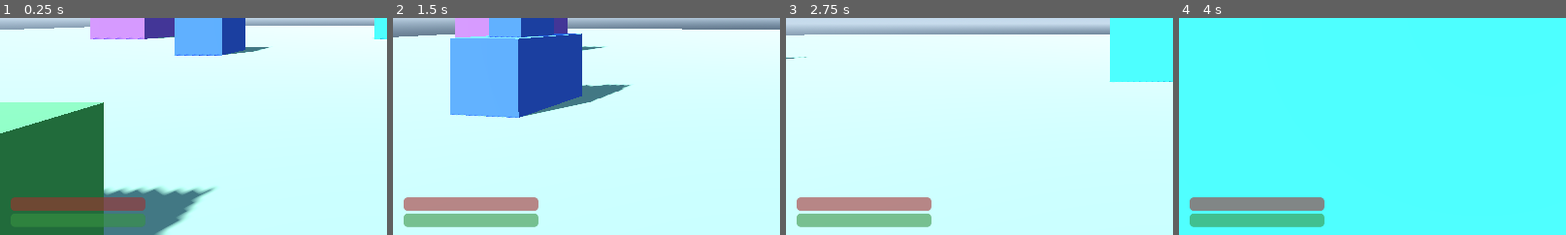
Above: before the commit, frames 1-4 (left to right).
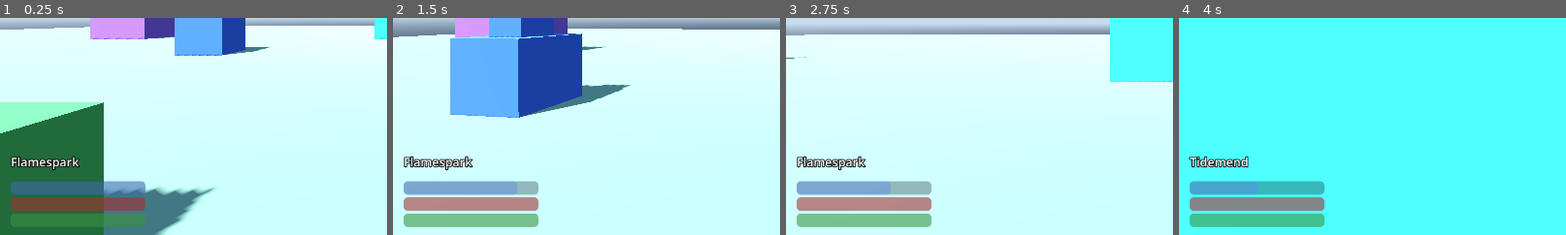
Above: after the commit, the same moments.

Repository: gatorpazz/open-world-game
Game: Godot game, scene res://scenes/main.tscn
Same seed, same stepped clock (60 frames per second), same inputs: the game is played once before the commit and once after it.
Inputs (mouse positions are % of the whole screen's width and height, from its top left):
- Up to frame 1 (0.25 s): no input
- Up to frame 2 (1.5 s): tap Enter at 0.5 s; move the mouse to (55, 50) at 0.52 s; hold Right mouse button (cast) 0.53-1.28 s; hold W (move_forward) from 0.53 s (still down); click (55, 50) at 0.67 s; tap Space (jump) at 0.77 s; move the mouse to (45, 50) at 1.27 s; click (45, 50) at 1.35 s
- Up to frame 3 (2.75 s): keep holding W (move_forward); tap Space (jump) at 1.52 s; right-click (45, 50) at 1.55 s; move the mouse to (52, 48) at 2.02 s; hold Right mouse button (cast) from 2.03 s (still down); click (52, 48) at 2.17 s
- Up to frame 4 (4 s): keep holding W (move_forward); move the mouse to (49, 52) at 2.77 s; release Right mouse button (cast) at 2.78 s; tap R (cycle_spell) at 2.85 s; click (49, 52) at 2.92 s; tap Space (jump) at 3.02, 3.77 s; right-click (49, 52) at 3.05 s; move the mouse to (57, 51) at 3.52 s; hold E (interact) from 3.53 s (still down); click (57, 51) at 3.67 s; right-click (57, 51) at 3.8 s
The pictures show only the part of the screen within x 0-50%, y 50-100%; the shares and areas given below are measured in that part.

The runs differ from the first frame. In frame 1, 2.9% of the frame differs, in the area x 2-38%, y 63-82%; in frame 2, 3.1%; in frame 3, 3.0%; in frame 4, 3.0%.

Commit message:
ui: mana and ward bars, selected-working label
Co-Authored-By: Claude Fable 5 <noreply@anthropic.com>

Diff:
--- a/scenes/player.tscn
+++ b/scenes/player.tscn
@@ -11,6 +11,7 @@
 [ext_resource type="PackedScene" path="res://scenes/ui/death_overlay.tscn" id="9_death"]
 [ext_resource type="PackedScene" path="res://scenes/ui/hud_notice.tscn" id="10_notice"]
 [ext_resource type="Script" path="res://scripts/magic/player_casting.gd" id="11_casting"]
+[ext_resource type="PackedScene" path="res://scenes/ui/hud_spell.tscn" id="12_spell"]
 
 [sub_resource type="CapsuleShape3D" id="capsule"]
 radius = 0.35
@@ -83,6 +84,8 @@
 
 [node name="HudBars" parent="HUD" instance=ExtResource("8_bars")]
 
+[node name="HudSpell" parent="HUD" instance=ExtResource("12_spell")]
+
 [node name="HudNotice" parent="HUD" instance=ExtResource("10_notice")]
 
 [node name="DeathOverlay" parent="HUD" instance=ExtResource("9_death")]
--- a/scenes/ui/hud_bars.tscn
+++ b/scenes/ui/hud_bars.tscn
@@ -35,3 +35,28 @@
 offset_bottom = -12.0
 grow_vertical = 0
 show_percentage = false
+
+[node name="Mana" type="ProgressBar" parent="."]
+modulate = Color(0.35, 0.55, 0.95, 1)
+layout_mode = 1
+anchor_top = 1.0
+anchor_bottom = 1.0
+offset_left = 16.0
+offset_top = -80.0
+offset_right = 216.0
+offset_bottom = -60.0
+grow_vertical = 0
+show_percentage = false
+
+[node name="Ward" type="ProgressBar" parent="."]
+modulate = Color(0.75, 0.72, 0.6, 1)
+visible = false
+layout_mode = 1
+anchor_top = 1.0
+anchor_bottom = 1.0
+offset_left = 16.0
+offset_top = -92.0
+offset_right = 216.0
+offset_bottom = -84.0
+grow_vertical = 0
+show_percentage = false
--- /dev/null
+++ b/scenes/ui/hud_spell.tscn
@@ -0,0 +1,30 @@
+[gd_scene load_steps=3 format=3]
+
+[ext_resource type="Script" path="res://scripts/ui/hud_spell.gd" id="1_spell"]
+
+[sub_resource type="LabelSettings" id="spell_label_settings"]
+font_size = 18
+outline_size = 5
+outline_color = Color(0, 0, 0, 1)
+
+[node name="HudSpell" type="Control"]
+layout_mode = 3
+anchors_preset = 15
+anchor_right = 1.0
+anchor_bottom = 1.0
+grow_horizontal = 2
+grow_vertical = 2
+mouse_filter = 2
+visible = false
+script = ExtResource("1_spell")
+
+[node name="Label" type="Label" parent="."]
+layout_mode = 1
+anchor_top = 1.0
+anchor_bottom = 1.0
+offset_left = 16.0
+offset_top = -120.0
+offset_right = 216.0
+offset_bottom = -96.0
+grow_vertical = 0
+label_settings = SubResource("spell_label_settings")
--- a/scripts/player.gd
+++ b/scripts/player.gd
@@ -22,6 +22,7 @@
 @onready var hud_prompt: HudPrompt = $HUD/HudPrompt
 @onready var hud_bars: HudBars = $HUD/HudBars
 @onready var hud_notice: HudNotice = $HUD/HudNotice
+@onready var hud_spell: HudSpell = $HUD/HudSpell
 @onready var death_overlay: DeathOverlay = $HUD/DeathOverlay
 @onready var stats: StatsComponent = $Stats
 @onready var inventory_component: InventoryComponent = $Inventory
@@ -80,9 +81,13 @@
 	Input.mouse_mode = Input.MOUSE_MODE_CAPTURED
 	detector.target_changed.connect(hud_prompt.set_target)
 	hud_bars.bind(stats)
+	hud_bars.bind_ward(combat)
 	combat.died.connect(death_overlay.open)
 	casting.cast_failed.connect(_on_cast_failed)
 	casting.spell_learned.connect(_on_spell_learned)
+	casting.selected_spell_changed.connect(hud_spell.set_spell)
+	# Casting readied before us, so pull the selection it already made.
+	hud_spell.set_spell(casting.get_selected())
 
 
 func _unhandled_input(event: InputEvent) -> void:
--- a/scripts/ui/hud_bars.gd
+++ b/scripts/ui/hud_bars.gd
@@ -1,17 +1,27 @@
 class_name HudBars
 extends Control
-## Ugly-but-functional health and stamina bars (spec 004). Mana waits for
-## spec 008. Pulls initial values on bind, then follows the stats signals.
+## Ugly-but-functional health, stamina, and mana bars (specs 004 and 008),
+## plus the ward bar — visible only while a ward holds. Pulls initial
+## values on bind, then follows the component signals.
 
 @onready var health_bar: ProgressBar = $Health
 @onready var stamina_bar: ProgressBar = $Stamina
+@onready var mana_bar: ProgressBar = $Mana
+@onready var ward_bar: ProgressBar = $Ward
 
 
 func bind(stats: StatsComponent) -> void:
 	stats.health_changed.connect(_on_health_changed)
 	stats.stamina_changed.connect(_on_stamina_changed)
+	stats.mana_changed.connect(_on_mana_changed)
 	_on_health_changed(stats.current_health, stats.sheet.get_max_health())
 	_on_stamina_changed(stats.current_stamina, stats.sheet.get_max_stamina())
+	_on_mana_changed(stats.current_mana, stats.sheet.get_max_mana())
+
+
+func bind_ward(combat: PlayerCombat) -> void:
+	combat.ward_changed.connect(_on_ward_changed)
+	ward_bar.hide()  # no ward until one is cast
 
 
 func _on_health_changed(current: float, max_value: float) -> void:
@@ -22,3 +32,14 @@
 func _on_stamina_changed(current: float, max_value: float) -> void:
 	stamina_bar.max_value = max_value
 	stamina_bar.value = current
+
+
+func _on_mana_changed(current: float, max_value: float) -> void:
+	mana_bar.max_value = max_value
+	mana_bar.value = current
+
+
+func _on_ward_changed(current: float, max_value: float) -> void:
+	ward_bar.visible = current > 0.0
+	ward_bar.max_value = maxf(max_value, 1.0)
+	ward_bar.value = current
--- /dev/null
+++ b/scripts/ui/hud_spell.gd
@@ -0,0 +1,15 @@
+class_name HudSpell
+extends Control
+## Ugly-but-functional selected-spell label (spec 008), the HudPrompt
+## pattern: shows the selection's display_name, hidden when nothing is
+## castable.
+
+@onready var label: Label = $Label
+
+
+func set_spell(spell: SpellDef) -> void:
+	if spell == null:
+		hide()
+		return
+	label.text = spell.display_name
+	show()
--- /dev/null
+++ b/tests/scenes/test_hud_magic.gd
@@ -0,0 +1,51 @@
+extends GutTest
+## HUD bindings for magic (spec 008, criterion 9): the mana bar follows
+## mana_changed, the ward bar appears/updates/hides with ward_changed, and
+## HudSpell tracks the selection through cycling and learning.
+
+const PLAYER_SCENE := preload("res://scenes/player.tscn")
+
+var _root: Node3D
+var _player: Player
+
+
+func before_each() -> void:
+	SpellLibrary.reset()
+	_root = Node3D.new()
+	add_child_autofree(_root)
+	_player = PLAYER_SCENE.instantiate() as Player
+	_root.add_child(_player)
+	_player.set_physics_process(false)
+	_player.combat.set_physics_process(false)
+	_player.casting.set_physics_process(false)
+
+
+func test_mana_bar_pulls_initial_values_and_follows_the_signal() -> void:
+	var bar: ProgressBar = _player.hud_bars.mana_bar
+	assert_almost_eq(bar.max_value, float(_player.stats.sheet.get_max_mana()), 0.001)
+	assert_almost_eq(bar.value, _player.stats.current_mana, 0.001)
+	_player.stats.set_current_mana(10.0)
+	assert_almost_eq(bar.value, 10.0, 0.001)
+
+
+func test_ward_bar_appears_drains_and_hides() -> void:
+	var bar: ProgressBar = _player.hud_bars.ward_bar
+	assert_false(bar.visible, "hidden before any ward")
+	_player.combat.apply_ward(20.0, 30.0)
+	assert_true(bar.visible)
+	assert_almost_eq(bar.value, 20.0, 0.001)
+	_player.combat.hurt_box.take_hit(6.0, _root)
+	assert_almost_eq(bar.value, 14.0, 0.001)
+	_player.combat._physics_process(30.01)
+	assert_false(bar.visible, "hidden again after expiry")
+
+
+func test_spell_label_shows_selection_and_updates_on_cycle_and_learn() -> void:
+	var hud_spell: HudSpell = _player.hud_spell
+	assert_true(hud_spell.visible)
+	assert_eq(hud_spell.label.text, _player.casting.get_selected().display_name)
+	_player.casting.cycle()
+	assert_eq(hud_spell.label.text, _player.casting.get_selected().display_name)
+	# Learning refreshes the list; the label keeps tracking the selection.
+	_player.stats.gain_skill_xp(&"warding", 1000000)
+	assert_eq(hud_spell.label.text, _player.casting.get_selected().display_name)
Not shown: 1 places in scenes/player.tscn that only renumber resources
Not shown, added: scripts/ui/hud_spell.gd.uid
Not shown, added: tests/scenes/test_hud_magic.gd.uid
